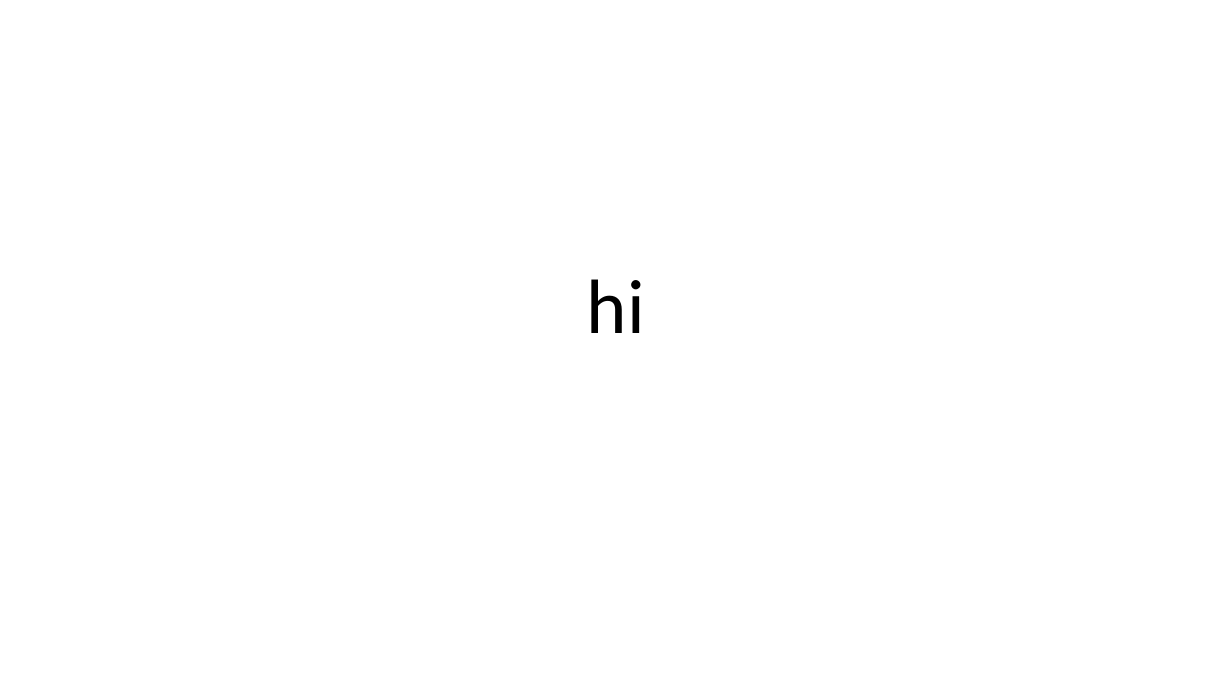
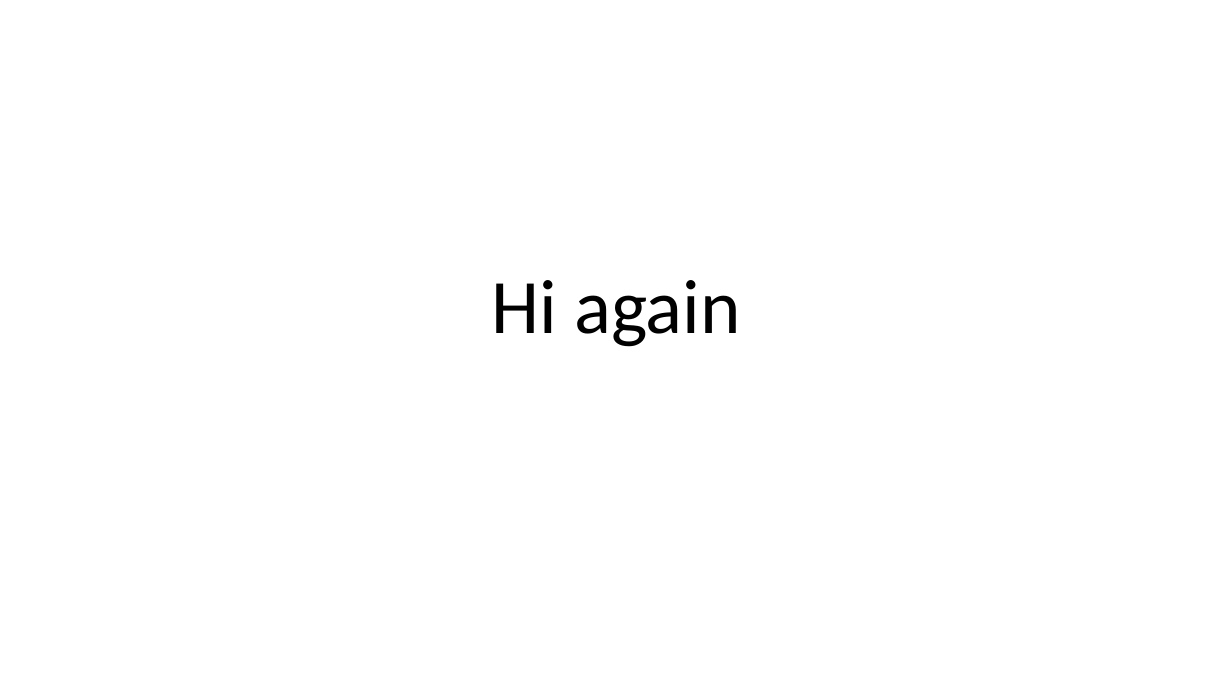
Before and after one commit to krishnakant-kumar/test1, a slide deck: slide 1 of new.pptx. Drawn at 1232x693 pixels with LibreOffice and Linux fonts; fonts in the diff are those of the drawing. Boxes give left, top, right and bottom in pixels: in the first picture for what was removed or moved away, otherwise in the second. Text is boxed around its words. In the diff, an @@ line names an element or a change of style, - is before the commit and + after.

Commit message:
using http with ppt file

```diff
--- a/new.pptx
+++ b/new.pptx
@@ title at (491,280,741,347): text changed @@
-hi
+Hi again
```
